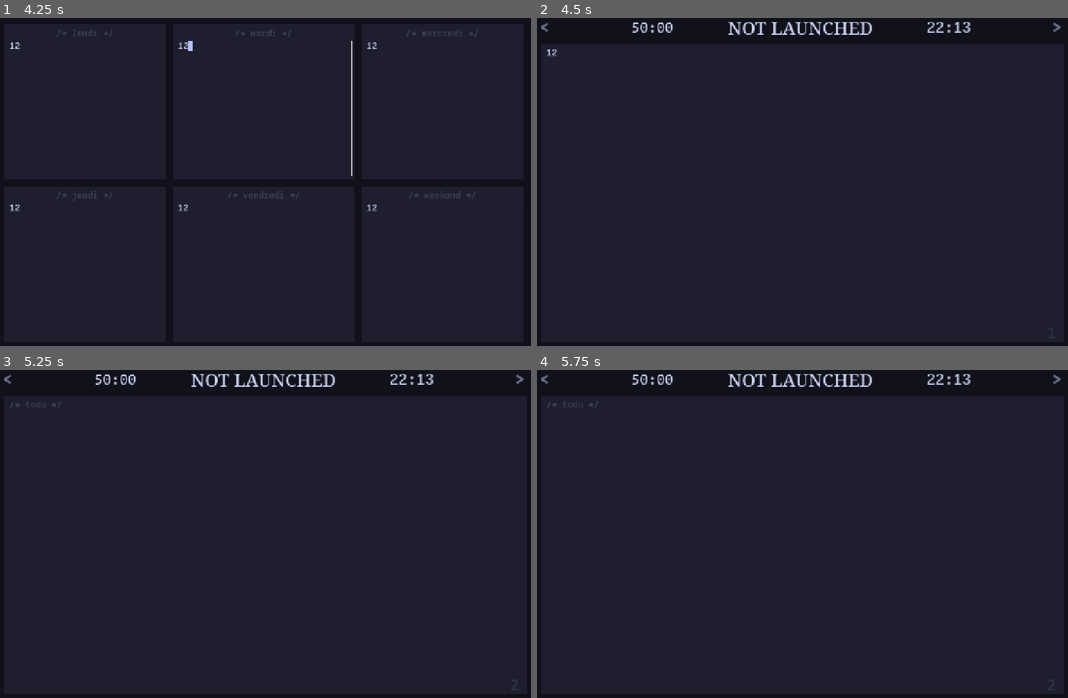
Above: before the commit, frames 1-4 (two rows, left to right).
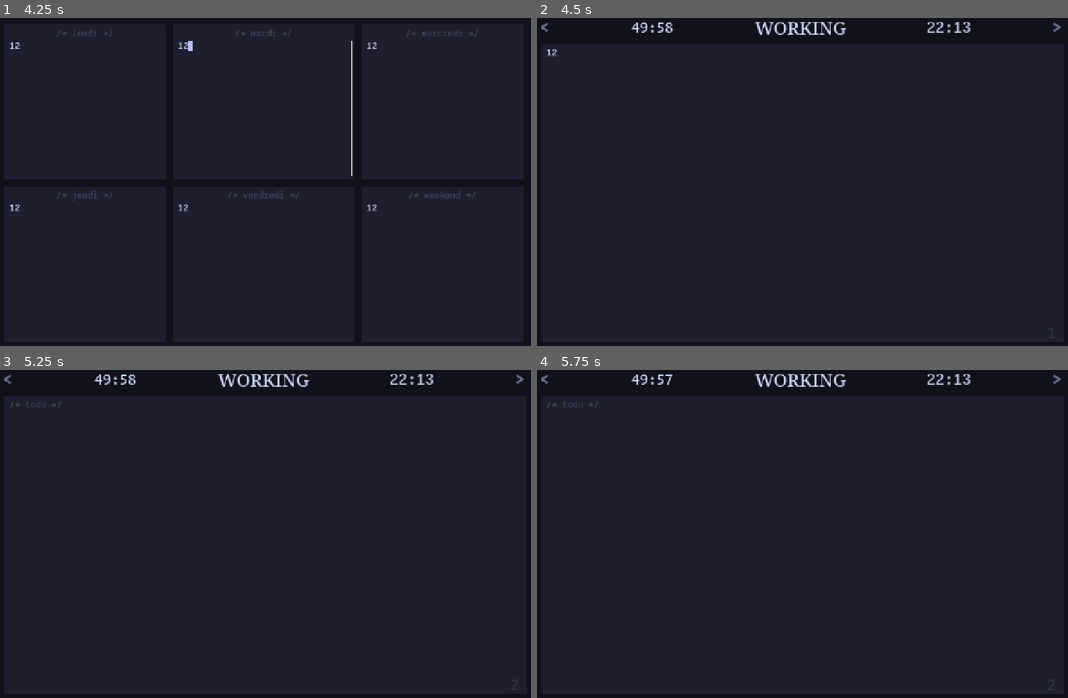
Above: after the commit, the same moments.

Repository: t0qen/study-manager
Game: Godot game, scene res://scenes/main.tscn
The game is run twice, just before and just after one commit, with the same random seed, the same clock (stepped at 60 frames per second) and the same inputs.
Inputs (mouse positions are in pixels of both pictures, inside the frame that each line leads up to):
- Up to frame 1 (4.25 s): click (265, 191) at 0.52 s; type "12" at 0.6 s; click (265, 27) at 1.25 s; click (0, 342) at 2 s; click (84, 109) at 2.77 s; type "12" at 2.85 s; click (440, 109) at 3 s; type "12" at 3.08 s; click (440, 270) at 3.23 s; type "12" at 3.32 s; click (84, 270) at 3.52 s; type "12" at 3.6 s; click (265, 270) at 3.75 s; type "12" at 3.83 s; click (265, 109) at 3.98 s; type "12" at 4.07 s
- Up to frame 2 (4.5 s): click (537, 342) at 4.25 s
- Up to frame 3 (5.25 s): click (520, 379) at 5 s
- Up to frame 4 (5.75 s): no input

Frame 1 is identical in both runs. In frame 2, 0.8% of the frame differs, in the area x 17-64%, y 1-6%; in frame 3, 0.8%; in frame 4, 0.8%.

Commit message:
pERSISTENT POMO COUNTER

Diff:
--- a/godot/project.godot
+++ b/godot/project.godot
@@ -15,6 +15,10 @@
 config/features=PackedStringArray("4.4", "GL Compatibility")
 config/icon="res://icon.svg"
 
+[autoload]
+
+Global="*res://scripts/global.gd"
+
 [display]
 
 window/size/viewport_width=1280
--- a/godot/scenes/calendar.tscn
+++ b/godot/scenes/calendar.tscn
@@ -31,6 +31,7 @@
 color = Color(0.0666667, 0.0666667, 0.105882, 1)
 
 [node name="tasks_bg" type="ColorRect" parent="."]
+layout_mode = 0
 offset_left = 24.0
 offset_top = 408.0
 offset_right = 408.0
@@ -38,6 +39,7 @@
 color = Color(0.117647, 0.117647, 0.180392, 1)
 
 [node name="tasks_bg5" type="ColorRect" parent="."]
+layout_mode = 0
 offset_left = 24.0
 offset_top = 24.0
 offset_right = 408.0
@@ -75,6 +77,7 @@
 color = Color(0.117647, 0.117647, 0.180392, 1)
 
 [node name="tasks_bg3" type="ColorRect" parent="."]
+layout_mode = 0
 offset_left = 872.0
 offset_top = 408.0
 offset_right = 1256.0
@@ -82,6 +85,7 @@
 color = Color(0.117647, 0.117647, 0.180392, 1)
 
 [node name="tasks_bg6" type="ColorRect" parent="."]
+layout_mode = 0
 offset_left = 872.0
 offset_top = 24.0
 offset_right = 1256.0
@@ -89,6 +93,7 @@
 color = Color(0.117647, 0.117647, 0.180392, 1)
 
 [node name="lundi" type="TextEdit" parent="."]
+layout_mode = 0
 offset_left = 32.0
 offset_top = 64.0
 offset_right = 400.0
@@ -112,6 +117,7 @@
 caret_blink_interval = 0.4
 
 [node name="mercredi" type="TextEdit" parent="."]
+layout_mode = 0
 offset_left = 880.0
 offset_top = 64.0
 offset_right = 1248.0
@@ -135,6 +141,7 @@
 caret_blink_interval = 0.4
 
 [node name="weekend" type="TextEdit" parent="."]
+layout_mode = 0
 offset_left = 880.0
 offset_top = 448.0
 offset_right = 1248.0
@@ -158,6 +165,7 @@
 caret_blink_interval = 0.4
 
 [node name="jeudi" type="TextEdit" parent="."]
+layout_mode = 0
 offset_left = 32.0
 offset_top = 448.0
 offset_right = 400.0
@@ -181,6 +189,7 @@
 caret_blink_interval = 0.4
 
 [node name="vendredi" type="TextEdit" parent="."]
+layout_mode = 0
 offset_left = 432.0
 offset_top = 448.0
 offset_right = 848.0
@@ -204,6 +213,7 @@
 caret_blink_interval = 0.4
 
 [node name="mardi" type="TextEdit" parent="."]
+layout_mode = 0
 offset_left = 432.0
 offset_top = 64.0
 offset_right = 848.0
--- /dev/null
+++ b/godot/scripts/global.gd
@@ -0,0 +1,5 @@
+extends Node
+
+var pomo_has_been_set = false
+var global_pomo_counter
+var global_pomo_state
--- a/godot/scripts/main.gd
+++ b/godot/scripts/main.gd
@@ -34,7 +34,6 @@
 var pomo_toggle : bool = true # true : pomo will start | false : pomo will stop
 var work_time : int = 50 # 50mn work
 var break_time : int = 10 # 10mn break
-var time_remaining : float
 var format_adjustement_min : String = ""
 var format_adjustement_sec : String = ""
 var prev_pomo_state : pomo_state
@@ -53,15 +52,19 @@
 
 	display_pomo()
 
-func start_pomo(): # func that start pomo timer and manage work and break session
-	if current_pomo_state == pomo_state.WORK:
-		current_pomo_state = pomo_state.BREAK
-		pomo_counter.wait_time = break_time * 60 # convert min -> sec
-		pomo_counter.start() # start timer
-	elif current_pomo_state == pomo_state.BREAK or current_pomo_state == pomo_state.NOTLAUNCHED or current_pomo_state == pomo_state.STOPPED:
-		current_pomo_state = pomo_state.WORK
-		pomo_counter.wait_time = work_time * 60 # convert min -> sec
-		pomo_counter.start() # start timer
+func start_pomo(start_value := 0): # func that start pomo timer and manage work and break session
+	if start_value:
+		pomo_counter.wait_time = start_value
+		pomo_counter.start()
+	else:
+		if current_pomo_state == pomo_state.WORK:
+			current_pomo_state = pomo_state.BREAK
+			pomo_counter.wait_time = break_time * 60 # convert min -> sec
+			pomo_counter.start() # start timer
+		elif current_pomo_state == pomo_state.BREAK or current_pomo_state == pomo_state.NOTLAUNCHED or current_pomo_state == pomo_state.STOPPED:
+			current_pomo_state = pomo_state.WORK
+			pomo_counter.wait_time = work_time * 60 # convert min -> sec
+			pomo_counter.start() # start timer
 
 
 func stop_pomo(): # func that stop the pomo
@@ -222,13 +225,19 @@
 """
 
 func _ready() -> void:
-	#load_todo()
-	pass
-
-func _process(delta: float) -> void:
+	if Global.pomo_has_been_set:
+		print(Global.global_pomo_counter)
+		start_pomo(Global.global_pomo_counter)
+		current_pomo_state = Global.global_pomo_state
+		Global.pomo_has_been_set = false
+
+func _physics_process(delta: float) -> void:
 	display_pomo()
 	update_current_date()
 
 
 func _on_button_pressed() -> void:
+	Global.global_pomo_counter = pomo_counter.time_left
+	Global.global_pomo_state = current_pomo_state
+	Global.pomo_has_been_set = true
 	get_tree().change_scene_to_file("res://scenes/calendar.tscn")
Not shown, changed: godot/export_presets.cfg
Not shown, added: godot/scripts/global.gd.uid
